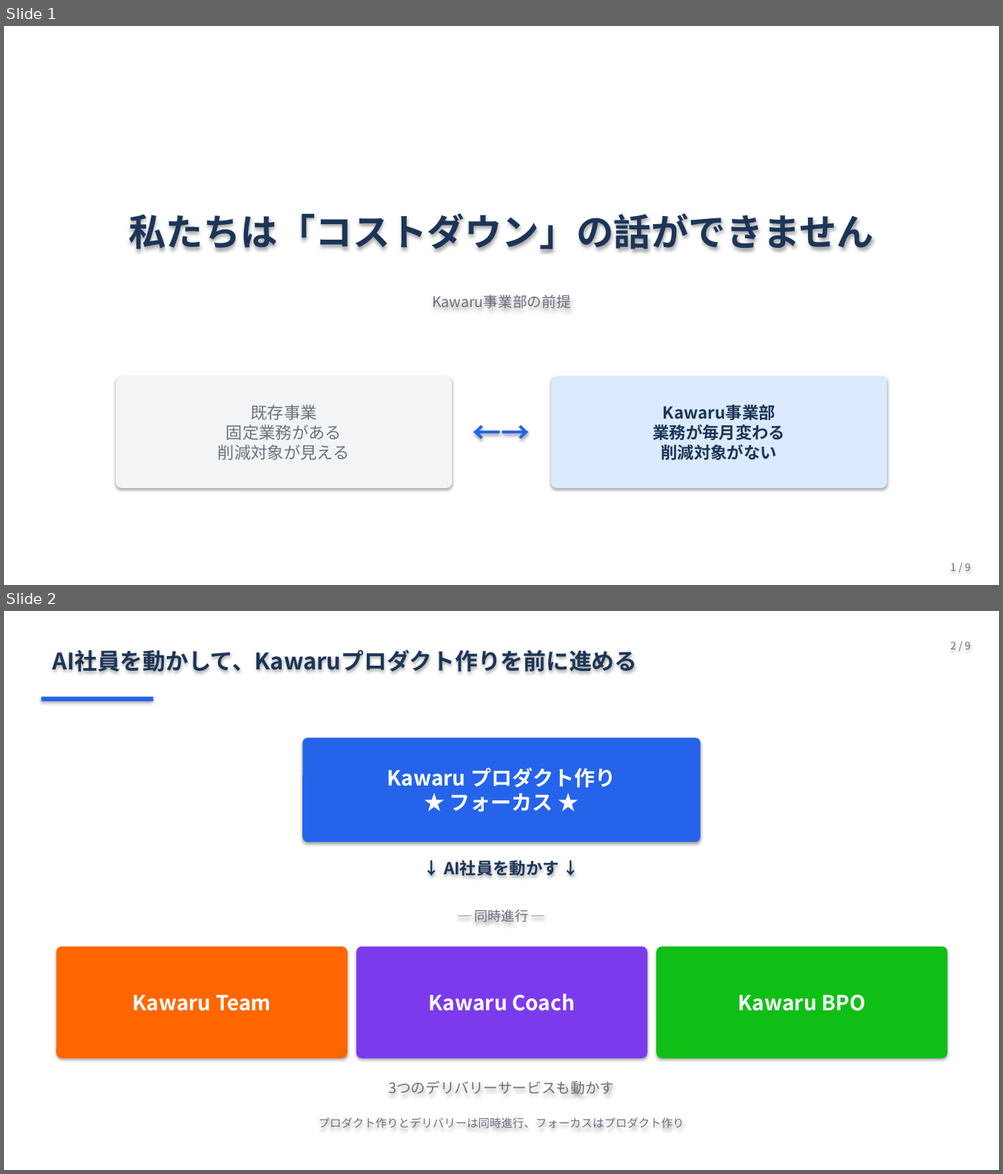
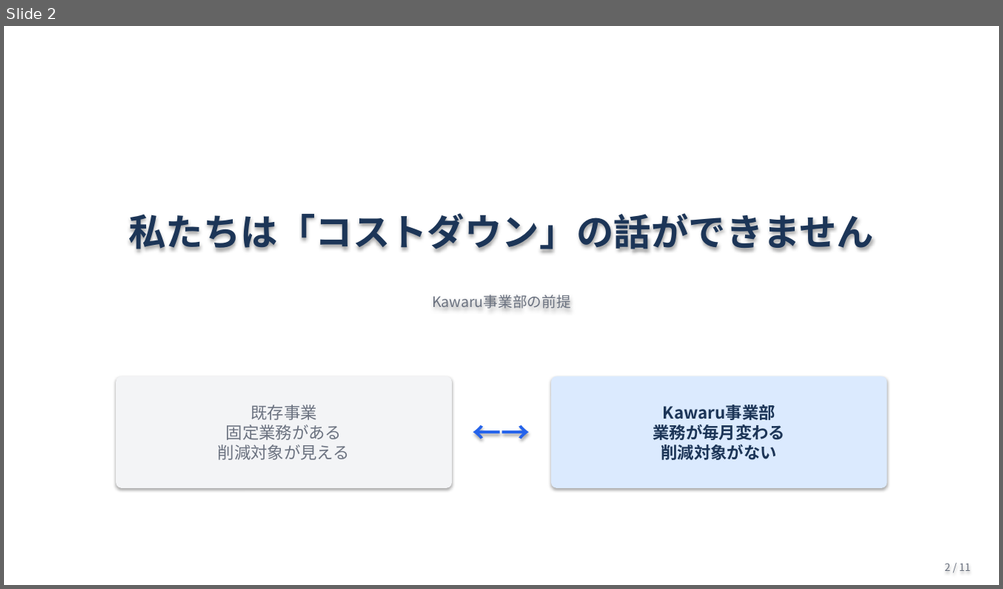
Before and after one commit to Ryunosuke-Okawa/Ryunosuke-n1, a slide deck: strategy/AI社員5人_発表_20260426.pptx. Shown one above the other, each under a label of ours: slides 1 and 2 before the commit, slide 2 after it. The pictures are 1003x1174 and 1003x589 pixels, drawn with LibreOffice and Linux fonts; fonts in the diff are those of the drawing. Boxes give left, top, right and bottom in pixels: in the first picture for what was removed or moved away, otherwise in the second. Text is boxed around its words. In the diff, an @@ line names an element or a change of style, - is before the commit and + after.

```diff
--- a/strategy/AI社員5人_発表_20260426.pptx
+++ b/strategy/AI社員5人_発表_20260426.pptx
@@ slide 2 removed at bbox=[4, 611, 999, 1170], background #FFFFFF @@
@@ rectangle removed at bbox=[4, 611, 999, 1170] @@
@@ text removed at bbox=[52, 649, 637, 672] @@
-AI社員を動かして、Kawaruプロダクト作りを前に進める
@@ text removed at bbox=[950, 642, 970, 649] @@
-2 / 9
@@ rectangle removed at bbox=[41, 697, 153, 701] @@
@@ rounded rectangle removed at bbox=[302, 738, 700, 843] @@
-Kawaru プロダクト作り
-★ フォーカス ★
@@ text removed at bbox=[444, 860, 559, 876] @@
-↓ AI社員を動かす ↓
@@ text removed at bbox=[475, 910, 529, 923] @@
-─ 同時進行 ─
@@ rounded rectangle removed at bbox=[57, 947, 347, 1059] @@
-Kawaru Team
@@ rounded rectangle removed at bbox=[356, 947, 647, 1059] @@
-Kawaru Coach
@@ rounded rectangle removed at bbox=[656, 947, 947, 1059] @@
-Kawaru BPO
@@ text removed at bbox=[388, 1081, 614, 1096] @@
-3つのデリバリーサービスも動かす
@@ text removed at bbox=[318, 1118, 684, 1129] @@
-プロダクト作りとデリバリーは同時進行、フォーカスはプロダクト作り
@@ what was slide 1 is now slide 2 @@
@@ slide 2 changed as well @@
@@ text at bbox=[945, 564, 970, 571]: text changed @@
-1 / 9
+2 / 11
```
Also in this commit, not shown: 6 other slides changed, 4 slides added, 1 other slide removed, 2 other files.
